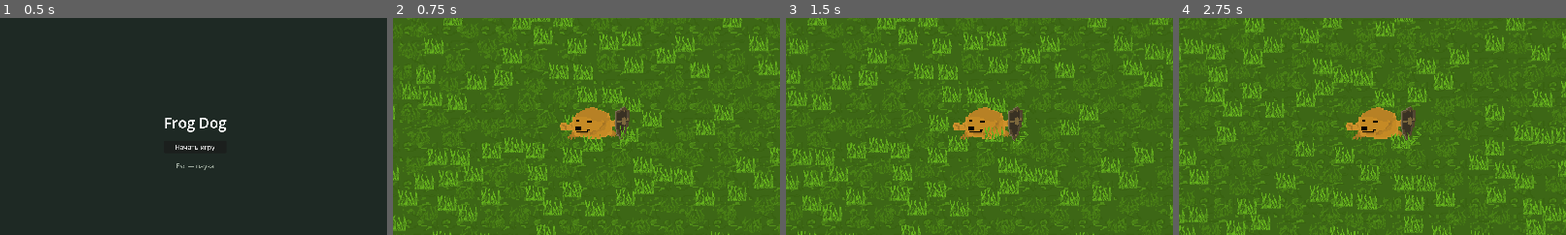
Above: before the commit, frames 1-4 (left to right).
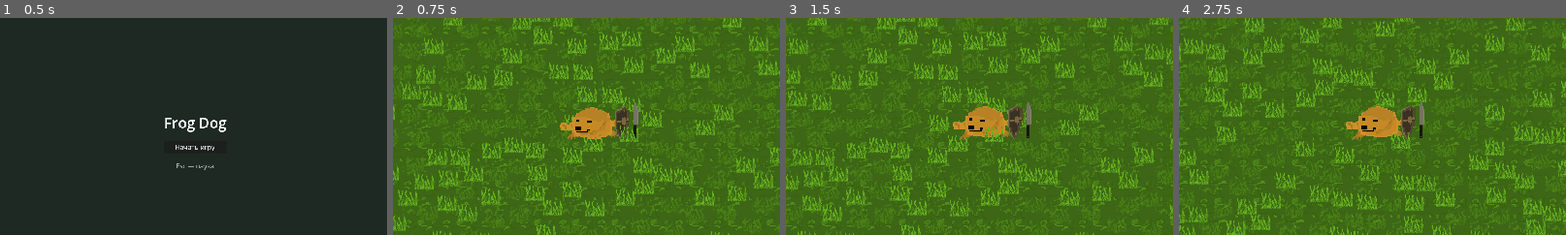
Above: after the commit, the same moments.

Repository: abobavchanel-droid/froge-doge
Game: Godot game, scene res://tscn/main.tscn
The game is run twice, just before and just after one commit, with the same random seed, the same clock (stepped at 60 frames per second) and the same inputs.
Inputs:
- Up to frame 1 (0.5 s): no input
- Up to frame 2 (0.75 s): click "Начать игру" at 0.5 s
- Up to frame 3 (1.5 s): hold D (move_right) from 1.28 s (still down)
- Up to frame 4 (2.75 s): release D (move_right) at 2.03 s; hold S (move_down) from 2.03 s (still down)
The pictures show only the part of the screen within x 25-75%, y 22-71%; the shares and areas given below are measured in that part.

Frame 1 is identical in both runs. In frame 2, 0.2% of the frame differs, in the area x 57-64%, y 38-61%; in frame 3, 0.6%; in frame 4, 0.6%, in the area x 43-64%, y 38-59%.

Commit message:
feat: привязание анимации idlefront, текстуры ножа

Diff:
--- a/tscn/enemy.tscn
+++ b/tscn/enemy.tscn
@@ -1,24 +1,24 @@
-[gd_scene load_steps=4 format=3 uid="uid://cw8enemy2dscene01"]
+[gd_scene format=3 uid="uid://o4h2yfve8kau"]
 
-[ext_resource type="Script" path="res://tscn/enemy.gd" id="1_script"]
+[ext_resource type="Script" uid="uid://clbsavot0pqtu" path="res://tscn/enemy.gd" id="1_script"]
 [ext_resource type="Texture2D" uid="uid://s2bbyk33byiy" path="res://assets/frog-doge-person.png" id="2_sprite"]
 
 [sub_resource type="CircleShape2D" id="CircleShape2D_hit"]
-radius = 22.0
+radius = 26.019224
 
-[node name="enemy" type="CharacterBody2D"]
+[node name="enemy" type="CharacterBody2D" unique_id=2130852472]
 collision_layer = 2
 collision_mask = 0
 motion_mode = 1
 script = ExtResource("1_script")
 
-[node name="Visual" type="Node2D" parent="."]
+[node name="Visual" type="Node2D" parent="." unique_id=1891072039]
 
-[node name="Sprite2D" type="Sprite2D" parent="Visual"]
+[node name="Sprite2D" type="Sprite2D" parent="Visual" unique_id=1945821008]
 position = Vector2(0, -14)
 scale = Vector2(2.2, 2.2)
 texture = ExtResource("2_sprite")
 
-[node name="CollisionShape2D" type="CollisionShape2D" parent="."]
-position = Vector2(0, -12)
+[node name="CollisionShape2D" type="CollisionShape2D" parent="." unique_id=542113127]
+position = Vector2(0, -5)
 shape = SubResource("CircleShape2D_hit")
--- a/tscn/player.gd
+++ b/tscn/player.gd
@@ -1,4 +1,7 @@
 extends CharacterBody2D
+
+@export var sprite: AnimatedSprite2D
+
 ## Тело: GameVisual (Sprite2D или AnimatedSprite2D) + опционально GameVisual/AnimationPlayer.
 ## Ближний бой: узел MeleeAttack (player_melee.gd) и MeleePivot/MeleeHitbox/Visual — нож и анимация «slash».
 
@@ -18,10 +21,11 @@
 signal lives_changed(current: int, maximum: int)
 signal died
 
-@onready var _sprite: Sprite2D = $GameVisual/Sprite2D
+@onready var _sprite: AnimatedSprite2D = $GameVisual/Sprite2D
 
 
 func _ready() -> void:
+	sprite.play("idlefront")
 	add_to_group("player")
 	var cam: Camera2D = $Camera2D
 	global_position = Vector2(
--- a/tscn/player.tscn
+++ b/tscn/player.tscn
@@ -1,71 +1,168 @@
-[gd_scene load_steps=7 format=3 uid="uid://1msv6ycgghai"]
+[gd_scene format=3 uid="uid://1msv6ycgghai"]
 
-[ext_resource type="Texture2D" uid="uid://s2bbyk33byiy" path="res://assets/frog-doge-person.png" id="1_7j80i"]
-[ext_resource type="Texture2D" uid="uid://djmnuidun1pfh" path="res://assets/trava1.png" id="2_knife"]
-[ext_resource type="Script" uid="uid://dsp1vbka5ijsk" path="res://tscn/player.gd" id="3_player"]
-[ext_resource type="Script" path="res://tscn/player_melee.gd" id="4_melee"]
+[ext_resource type="Texture2D" uid="uid://brfu11ofdysg3" path="res://assets/dog-animaited-Sheet.png" id="2_6sl1v"]
+[ext_resource type="Texture2D" uid="uid://bwr12x5anxgf0" path="res://assets/dog-animaited-back-Sheet.png" id="3_hsluc"]
+[ext_resource type="Script" uid="uid://3e5q1xauqasb" path="res://tscn/player.gd" id="3_player"]
+[ext_resource type="Texture2D" uid="uid://q7li712p3gij" path="res://assets/Knife.png" id="4_1q7bi"]
+[ext_resource type="Script" uid="uid://csjgbwuddky2h" path="res://tscn/player_melee.gd" id="4_melee"]
 
 [sub_resource type="CircleShape2D" id="CircleShape2D_body"]
 radius = 15.336957
 
+[sub_resource type="AtlasTexture" id="AtlasTexture_t3r7j"]
+atlas = ExtResource("2_6sl1v")
+region = Rect2(0, 128, 64, 64)
+
+[sub_resource type="AtlasTexture" id="AtlasTexture_h6470"]
+atlas = ExtResource("2_6sl1v")
+region = Rect2(64, 128, 64, 64)
+
+[sub_resource type="AtlasTexture" id="AtlasTexture_ne3il"]
+atlas = ExtResource("2_6sl1v")
+region = Rect2(0, 64, 64, 64)
+
+[sub_resource type="AtlasTexture" id="AtlasTexture_kai0q"]
+atlas = ExtResource("2_6sl1v")
+region = Rect2(64, 64, 64, 64)
+
+[sub_resource type="AtlasTexture" id="AtlasTexture_wxvsy"]
+atlas = ExtResource("3_hsluc")
+region = Rect2(0, 0, 64, 64)
+
+[sub_resource type="AtlasTexture" id="AtlasTexture_nhqjh"]
+atlas = ExtResource("3_hsluc")
+region = Rect2(64, 0, 64, 64)
+
+[sub_resource type="AtlasTexture" id="AtlasTexture_udxxx"]
+atlas = ExtResource("3_hsluc")
+region = Rect2(0, 64, 64, 64)
+
+[sub_resource type="AtlasTexture" id="AtlasTexture_6sl1v"]
+atlas = ExtResource("2_6sl1v")
+region = Rect2(0, 0, 64, 64)
+
+[sub_resource type="AtlasTexture" id="AtlasTexture_hsluc"]
+atlas = ExtResource("2_6sl1v")
+region = Rect2(64, 0, 64, 64)
+
+[sub_resource type="AtlasTexture" id="AtlasTexture_1q7bi"]
+atlas = ExtResource("2_6sl1v")
+region = Rect2(128, 0, 64, 64)
+
+[sub_resource type="SpriteFrames" id="SpriteFrames_88mv1"]
+animations = [{
+"frames": [{
+"duration": 1.0,
+"texture": SubResource("AtlasTexture_t3r7j")
+}, {
+"duration": 1.0,
+"texture": SubResource("AtlasTexture_h6470")
+}],
+"loop": true,
+"name": &"goback",
+"speed": 5.0
+}, {
+"frames": [{
+"duration": 1.0,
+"texture": SubResource("AtlasTexture_ne3il")
+}, {
+"duration": 1.0,
+"texture": SubResource("AtlasTexture_kai0q")
+}],
+"loop": true,
+"name": &"gofront",
+"speed": 5.0
+}, {
+"frames": [{
+"duration": 1.0,
+"texture": SubResource("AtlasTexture_wxvsy")
+}, {
+"duration": 1.0,
+"texture": SubResource("AtlasTexture_nhqjh")
+}, {
+"duration": 1.0,
+"texture": SubResource("AtlasTexture_udxxx")
+}],
+"loop": true,
+"name": &"idleback",
+"speed": 5.0
+}, {
+"frames": [{
+"duration": 1.0,
+"texture": SubResource("AtlasTexture_6sl1v")
+}, {
+"duration": 1.0,
+"texture": SubResource("AtlasTexture_hsluc")
+}, {
+"duration": 1.0,
+"texture": SubResource("AtlasTexture_1q7bi")
+}],
+"loop": true,
+"name": &"idlefront",
+"speed": 5.0
+}]
+
+[sub_resource type="RectangleShape2D" id="RectangleShape2D_slash"]
+size = Vector2(59.33334, 26.333328)
+
 [sub_resource type="CircleShape2D" id="CircleShape2D_hurt"]
 radius = 18.0
 
-[sub_resource type="RectangleShape2D" id="RectangleShape2D_slash"]
-size = Vector2(68, 32)
-
-[node name="player" type="CharacterBody2D"]
+[node name="player" type="CharacterBody2D" unique_id=881990775 node_paths=PackedStringArray("sprite")]
 scale = Vector2(3, 3)
-collision_layer = 1
 collision_mask = 0
 script = ExtResource("3_player")
+sprite = NodePath("GameVisual/Sprite2D")
 
-[node name="Camera2D" type="Camera2D" parent="."]
+[node name="Camera2D" type="Camera2D" parent="." unique_id=1611868197]
 position = Vector2(-3, 2)
 limit_left = 2
 limit_top = 4
 limit_right = 4800
 limit_bottom = 2700
 
-[node name="CollisionShape2D" type="CollisionShape2D" parent="."]
+[node name="CollisionShape2D" type="CollisionShape2D" parent="." unique_id=460802084]
 position = Vector2(0.33333334, -12.333334)
 shape = SubResource("CircleShape2D_body")
 
-[node name="GameVisual" type="Node2D" parent="."]
+[node name="GameVisual" type="Node2D" parent="." unique_id=1539726183]
 
-[node name="Sprite2D" type="Sprite2D" parent="GameVisual"]
-position = Vector2(0, -16.333332)
-texture = ExtResource("1_7j80i")
+[node name="Sprite2D" type="AnimatedSprite2D" parent="GameVisual" unique_id=581314970]
+position = Vector2(0, -16.333334)
+sprite_frames = SubResource("SpriteFrames_88mv1")
+animation = &"gofront"
+frame_progress = 0.36228397
 
-[node name="MeleePivot" type="Node2D" parent="."]
+[node name="MeleePivot" type="Node2D" parent="." unique_id=1260263408]
 
-[node name="MeleeHitbox" type="Area2D" parent="MeleePivot"]
+[node name="MeleeHitbox" type="Area2D" parent="MeleePivot" unique_id=4351630]
 collision_layer = 0
 collision_mask = 2
 monitoring = false
 monitorable = false
 
-[node name="Visual" type="Node2D" parent="MeleePivot/MeleeHitbox"]
+[node name="Visual" type="Node2D" parent="MeleePivot/MeleeHitbox" unique_id=1511873459]
 position = Vector2(28, 0)
 rotation = -1.5708
 
-[node name="Sprite2D" type="Sprite2D" parent="MeleePivot/MeleeHitbox/Visual"]
-rotation = 0.785398
-scale = Vector2(0.55, 0.2)
-texture = ExtResource("2_knife")
+[node name="Sprite2D" type="Sprite2D" parent="MeleePivot/MeleeHitbox/Visual" unique_id=2016270014]
+position = Vector2(13.99997, 7.6667175)
+rotation = 1.5671318
+scale = Vector2(0.6985967, 1.0426171)
+texture = ExtResource("4_1q7bi")
 
-[node name="CollisionShape2D" type="CollisionShape2D" parent="MeleePivot/MeleeHitbox"]
-position = Vector2(28, 0)
+[node name="CollisionShape2D" type="CollisionShape2D" parent="MeleePivot/MeleeHitbox" unique_id=1911711329]
+position = Vector2(29.66667, -13.666667)
+rotation = -3.1253085
 shape = SubResource("RectangleShape2D_slash")
 
-[node name="MeleeAttack" type="Node" parent="."]
+[node name="MeleeAttack" type="Node" parent="." unique_id=1729286585]
 script = ExtResource("4_melee")
 
-[node name="Hurtbox" type="Area2D" parent="."]
+[node name="Hurtbox" type="Area2D" parent="." unique_id=1444134645]
 collision_layer = 0
 collision_mask = 2
-monitoring = true
 
-[node name="CollisionShape2D" type="CollisionShape2D" parent="Hurtbox"]
+[node name="CollisionShape2D" type="CollisionShape2D" parent="Hurtbox" unique_id=212489596]
 position = Vector2(0.33333334, -12.333334)
 shape = SubResource("CircleShape2D_hurt")
Binary file changed: assets/Knife.png
